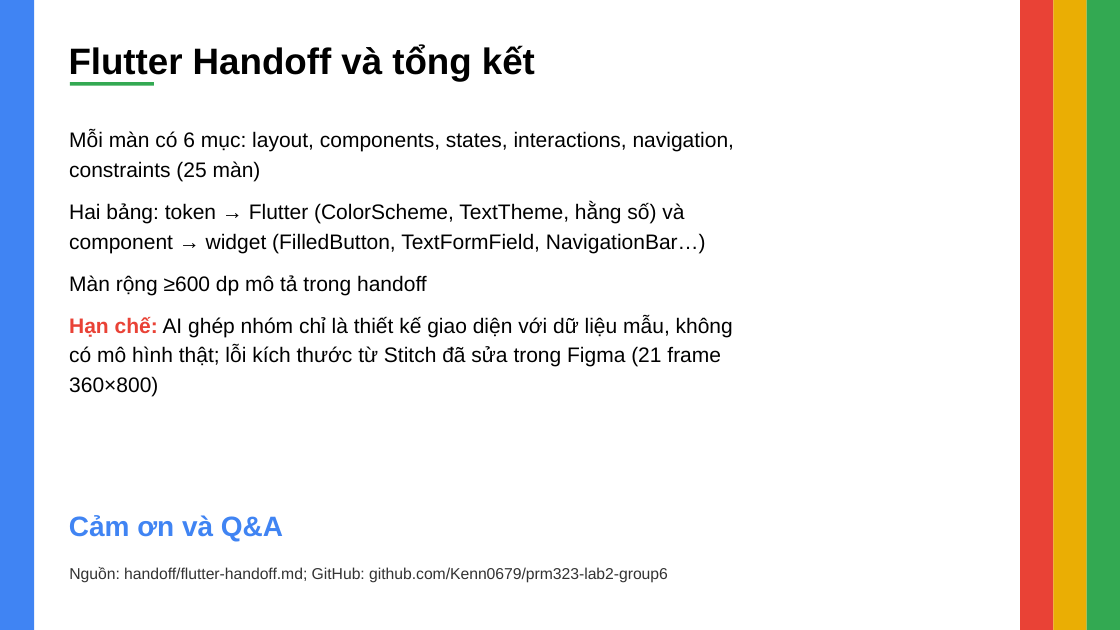
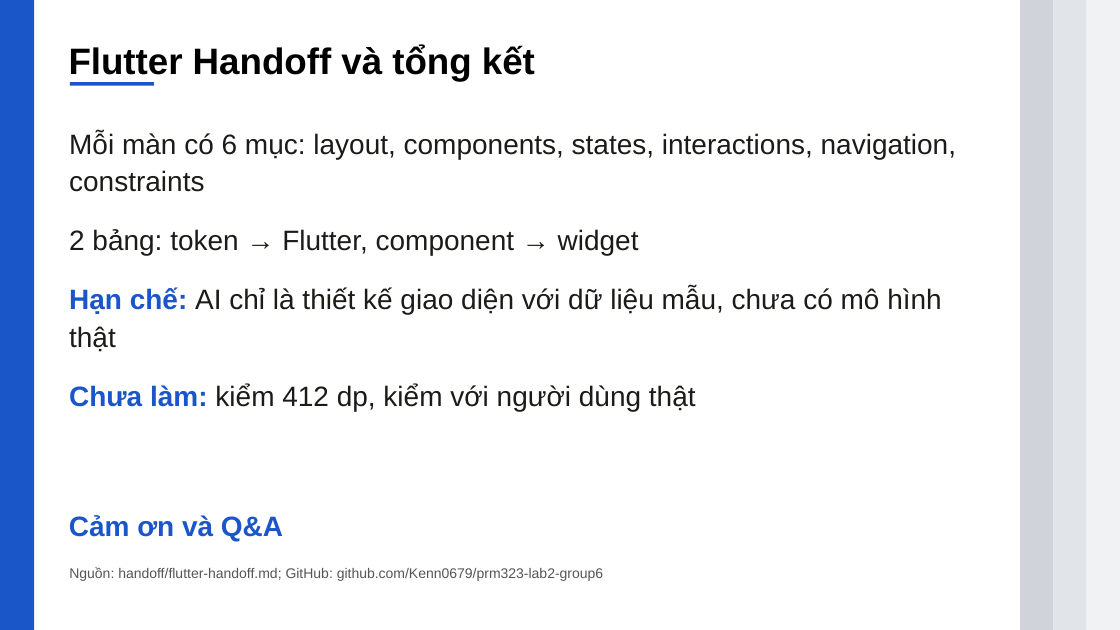
Before and after one commit to Kenn0679/prm323-lab2-group6, a slide deck: slide 12 of slides-export/prm323_lab2_group6_slides.pptx. Drawn at 1120x630 pixels with LibreOffice and Linux fonts; fonts in the diff are those of the drawing. Boxes give left, top, right and bottom in pixels: in the first picture for what was removed or moved away, otherwise in the second. Text is boxed around its words. In the diff, an @@ line names an element or a change of style, - is before the commit and + after.

```diff
--- a/slides-export/prm323_lab2_group6_slides.pptx
+++ b/slides-export/prm323_lab2_group6_slides.pptx
@@ rectangle at (0, 0, 34, 630): fill #4084F3 to #1A56C8 @@
@@ rectangle at (1021, 0, 1054, 630): fill #E94236 to #D0D4DA @@
@@ rectangle at (1054, 0, 1087, 630): fill #EAAE04 to #E1E4E8 @@
@@ rectangle at (1087, 0, 1120, 630): fill #33A952 to #F0F2F4 @@
@@ rectangle at (70, 82, 154, 86): fill #33A952 to #1A56C8 @@
@@ text at (69, 132, 956, 411): text changed; size 18 to 24 pt; text colour #000000 to #1C1B18 @@
-Mỗi màn có 6 mục: layout, components, states, interactions, navigation, constraints (25 màn)
-Hai bảng: token → Flutter (ColorScheme, TextTheme, hằng số) và component → widget (FilledButton, TextFormField, NavigationBar…)
-Màn rộng ≥600 dp mô tả trong handoff
-Hạn chế: AI ghép nhóm chỉ là thiết kế giao diện với dữ liệu mẫu, không có mô hình thật; lỗi kích thước từ Stitch đã sửa trong Figma (21 frame 360×800)
+Mỗi màn có 6 mục: layout, components, states, interactions, navigation, constraints
+2 bảng: token → Flutter, component → widget
+Hạn chế: AI chỉ là thiết kế giao diện với dữ liệu mẫu, chưa có mô hình thật
+Chưa làm: kiểm 412 dp, kiểm với người dùng thật
@@ text "Cảm ơn và Q&A" at (69, 515, 283, 541): text colour #4084F3 to #1A56C8 @@
@@ text "Nguồn: handoff/flutter-handoff.md; GitHub: github.com/Kenn06 ..." at (69, 567, 603, 581): size 13.5 to 12 pt, text colour #333333 to #555555 @@
```
Also in this commit, not shown: 11 other slides changed, 3 other files.
